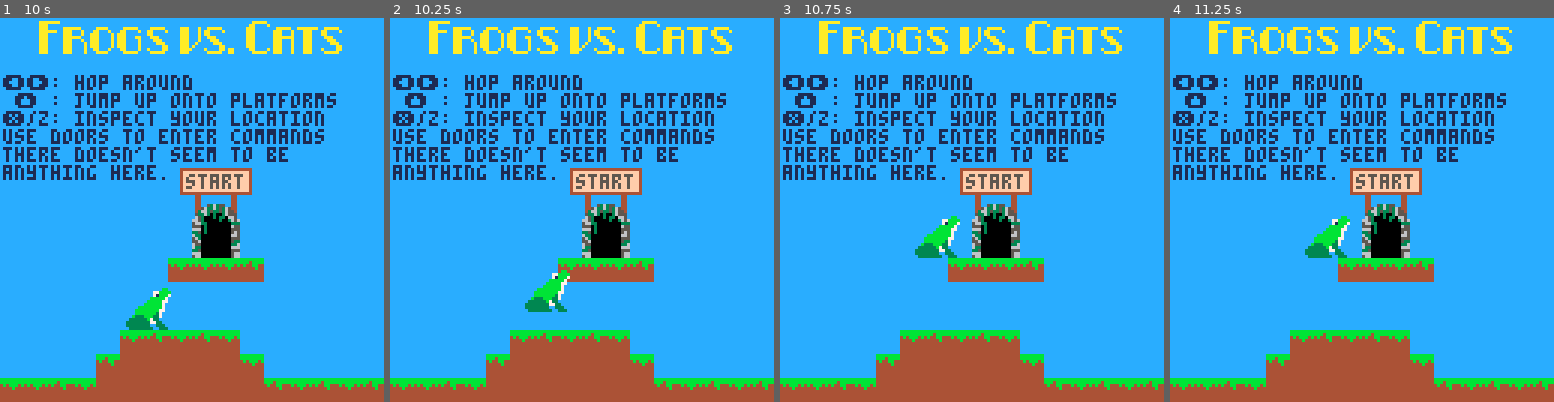
Above: before the commit, frames 1-4 (left to right).
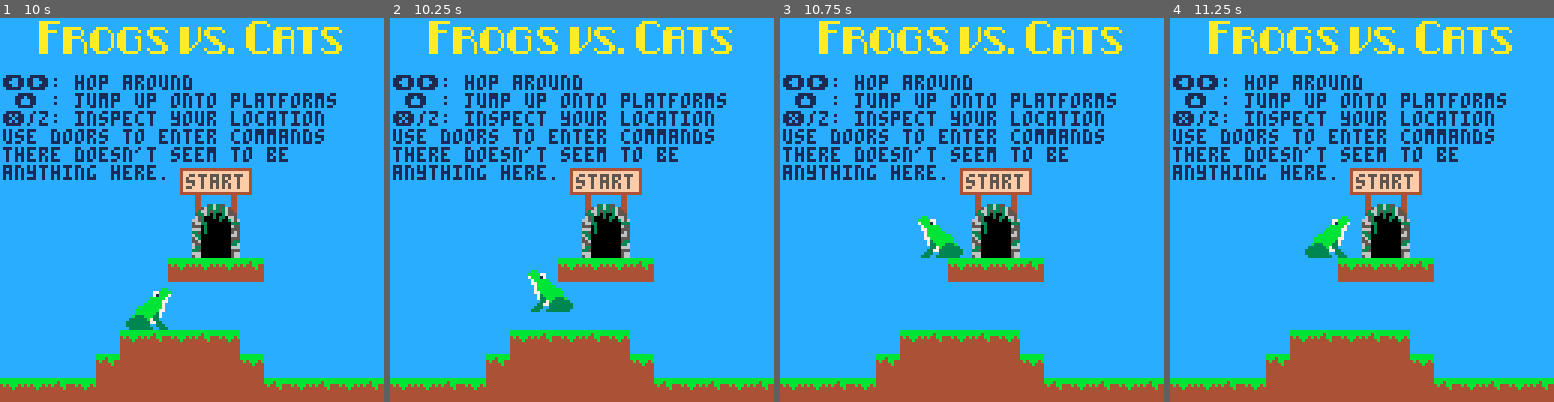
Above: after the commit, the same moments.

Repository: cincodenada/frogsvscats
Game: PICO-8 cartridge frogsvscats.p8
Two runs of this game, one before a commit and one after it. Both use one fixed random seed, a clock stepped at 60 frames per second and the inputs below.
Inputs:
- Up to frame 1 (10 s): tap X (X key) at 0.33, 1.07, 1.85, 2.97, 4.08, 5.2, 6.32, 7.43, 8.55, 9.67 s; tap O (Z key) at 0.7, 1.7, 2.1, 2.5, 2.9, 3.3, 3.7, 4.1, 4.5, 4.9, 5.3, 5.7, 6.1, 6.5, 6.9, 7.3, 7.7, 8.1, 8.5, 8.9, 9.3, 9.7 s; hold Right 1.6-2.1 s; hold Up 2.15-2.42 s; hold Right 2.47-3.03 s; hold Left 3.08-3.58 s; hold Right 4.02-4.68 s; hold Up 4.73-5.03 s; hold Left 5.08-5.68 s; hold Right 6.08-6.58 s; hold Right 6.63-7.13 s; hold Up 7.18-7.45 s; hold Right 7.5-8.07 s; hold Left 8.12-8.62 s; hold Right 9.05-9.72 s; hold Up from 9.77 s (still down)
- Up to frame 2 (10.25 s): release Up at 10.07 s; tap O (Z key) at 10.1 s; hold Left from 10.12 s (still down)
- Up to frame 3 (10.75 s): tap O (Z key) at 10.5 s; release Left at 10.72 s
- Up to frame 4 (11.25 s): tap X (X key) at 10.78 s; tap O (Z key) at 10.9 s; hold Right from 11.12 s (still down)

Frame 1 is identical in both runs. In frame 2, 0.7% of the frame differs, in the area x 35-48%, y 65-77%; in frame 3, 0.7%; in frame 4, nothing differs.

Commit message:
Move facing into visible class
Makes no sense in the sprite, and it was breaking now that we have
multiple sprites per entity

Diff:
--- a/frogsvscats.p8
+++ b/frogsvscats.p8
@@ -624,7 +624,6 @@
 	self.w, self.h = w, h
 	self:set_frames(frames)
 	self.cur_frame = 0
-	self.facing = 1
 end
 function sprite:set_frames(frames)
 	if type(frames) == "number" then
@@ -645,11 +644,11 @@
 	end
 end
 function sprite:frame() return flr(self.cur_frame) end
-function sprite:draw(x, y)
-	local flipped = (self.facing==-1)
+function sprite:draw(x, y, facing)
+	local flipped = (facing==-1)
 	local fidx = self:frame()+1
 	-- todo: this should be speed-dependendent and doesn't work
-	--local adj = self:adj(fidx)
+	--local adj = self:adj(fidx, facing)
 	--x += adj.x - 1
 	--y += adj.y + 1
 	spr(self.frames[fidx], x, y-self.h*8, self.w, self.h, flipped)
@@ -683,12 +682,12 @@
 -- to stay with animation per frame
 --
 -- this gets our adjustment for this frame
-function sprite:adj(n)
+function sprite:adj(n, facing)
 	-- sprite with adjustment data is the lower-left sprite
 	local adjsprite = self.frames[n] + 16
 	local flagbyte = fget(adjsprite)
 	return {
-		x=flr(shr(shl(flagbyte, 8), 12))*self.facing,
+		x=flr(shr(shl(flagbyte, 8), 12))*facing,
 		y=shr(shl(flagbyte, 12), 12)
 	}
 end
@@ -758,6 +757,7 @@
 function visible:constructor(x,y,sprite)
 	self.sprite = sprite
 	self.sprites = {}
+	self.facing = 1
 	super(visible, self, x, y, self.sprite.w*8, self.sprite.h*8)
 end
 function visible:add_sprite(key, sprite) self.sprites[key] = sprite end
@@ -768,7 +768,7 @@
 end
 function visible:draw()
 	local sprite = self:get_sprite()
-	if(sprite) sprite:draw(self.x, self.y)
+	if(sprite) sprite:draw(self.x, self.y, self.facing)
 	super(visible).draw(self)
 end
 
@@ -882,6 +882,8 @@
 end
 function entity:update_anim()
 	if(self.anim_state.active) then
+		-- the slow here is a global slow for debug
+		-- separate from frame slows
 		self.sprite:move_frame(self:fpf()/self.slow)
 
 		if(not self.anim_state.looping and self.sprite:entered(0)) then
@@ -925,14 +927,14 @@
 end
 -- relative to facing!
 function entity:move(dx,dy)
-	self.x += dx*self.sprite.facing
+	self.x += dx*self.facing
 	self.y += dy
 end
 function entity:add_move(dx,dy,vx,vy)
-	if(not self.next_move) self.next_move = { dx=abs(dx), dy=abs(dy), vx=vx*self.sprite.facing, vy=vy, x0=self.x, y0=self.y }
+	if(not self.next_move) self.next_move = { dx=abs(dx), dy=abs(dy), vx=vx*self.facing, vy=vy, x0=self.x, y0=self.y }
 end
 function entity:replace_move(dx,dy,vx,vy)
-	self.cur_move = { dx=abs(dx), dy=abs(dy), vx=vx*self.sprite.facing, vy=vy, x0=self.x, y0=self.y }
+	self.cur_move = { dx=abs(dx), dy=abs(dy), vx=vx*self.facing, vy=vy, x0=self.x, y0=self.y }
 end
 function entity:is_floating()
 	return not game:get_colliding(self.x,self.y,self.w)
@@ -1018,7 +1020,7 @@
 	-- turn around if we hit things or the edge
 	if(self.cur_move) then
 		if(self.collided or self.hit_edge) self.cur_move.vx *= -1
-		self.sprite.facing = sgn(self.cur_move.vx)
+		self.facing = sgn(self.cur_move.vx)
 	end
 end
 
@@ -1032,14 +1034,14 @@
 function frog:jump(dir)
 	if(self:is_floating()) return
 	if(self.jumping and not self.leaping) then
-		if(dir == self.sprite.facing) then
+		if(dir == self.facing) then
 			self.next_jump = dir
 		else
 			self.next_jump = nil
 		end
 		return
 	end
-	if(dir) self.sprite.facing = dir
+	if(dir) self.facing = dir
 	self.jumping = true
 
 	self:animate(false)
@@ -1057,8 +1059,8 @@
 			-- if we're gonna run into something, make it a leap
 			local jump_x = 16
 			local jump_y = 8
-			if(game:get_colliding(self.x + jump_x*self.sprite.facing, self:b('n'), self.w, self.h)) then
-				if(not game:get_colliding(self.x + jump_x*self.sprite.facing, self:b('n') - jump_y, self.h)) then
+			if(game:get_colliding(self.x + jump_x*self.facing, self:b('n'), self.w, self.h)) then
+				if(not game:get_colliding(self.x + jump_x*self.facing, self:b('n') - jump_y, self.h)) then
 					self.leaping = true
 				end
 			end
